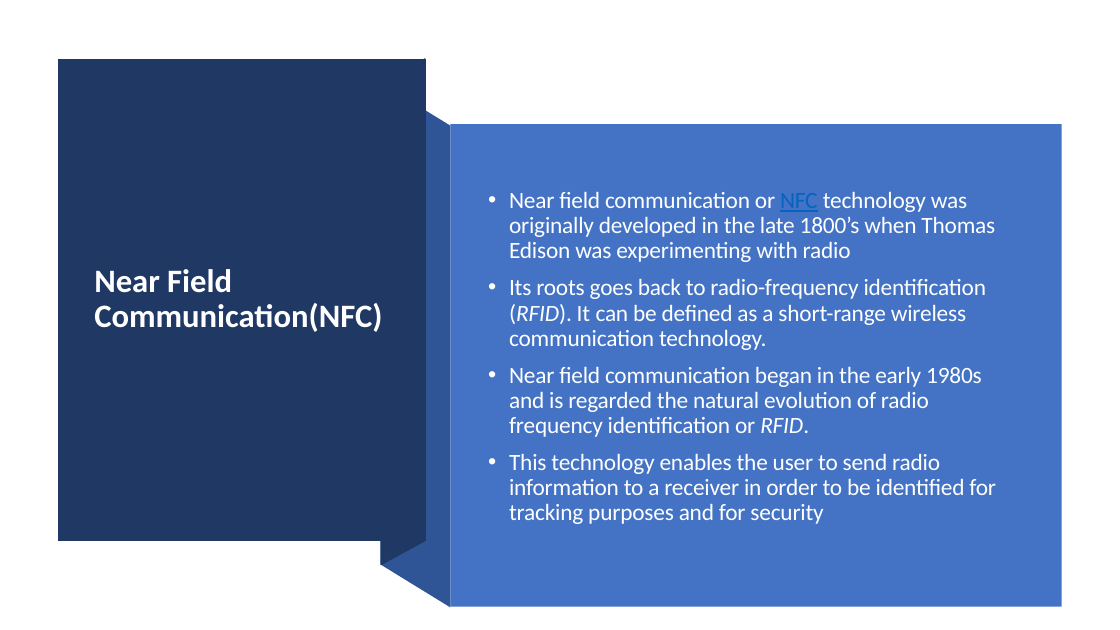
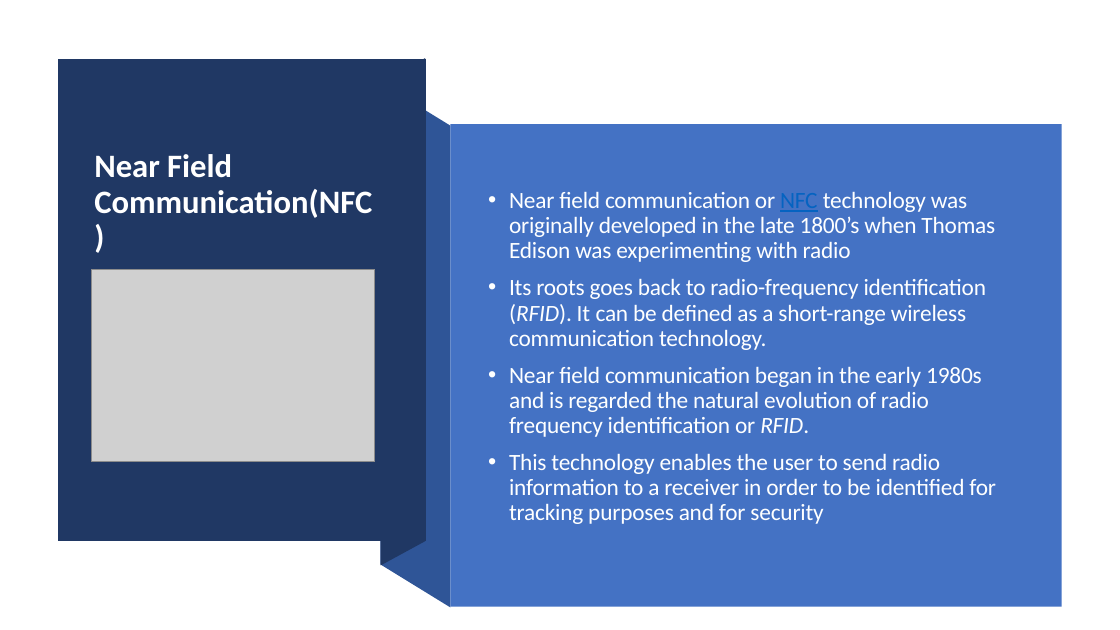
Before and after one commit to sudheergopisetty/STGIT, a slide deck: slide 2 of NFC.pptx. Drawn at 1120x630 pixels with LibreOffice and Linux fonts; fonts in the diff are those of the drawing; grey boxes stand for pictures. Boxes give left, top, right and bottom in pixels: in the first picture for what was removed or moved away, otherwise in the second. Text is boxed around its words. In the diff, an @@ line names an element or a change of style, - is before the commit and + after.

```diff
--- a/NFC.pptx
+++ b/NFC.pptx
@@ title "Near Field Communication(NFC)" rewrapped from (94, 269, 382, 332) to (94, 154, 372, 218) @@
@@ picture added at (92, 270, 375, 462) @@
```
Also in this commit, not shown: 2 other slides changed, 1 slide added, 16 other files.
